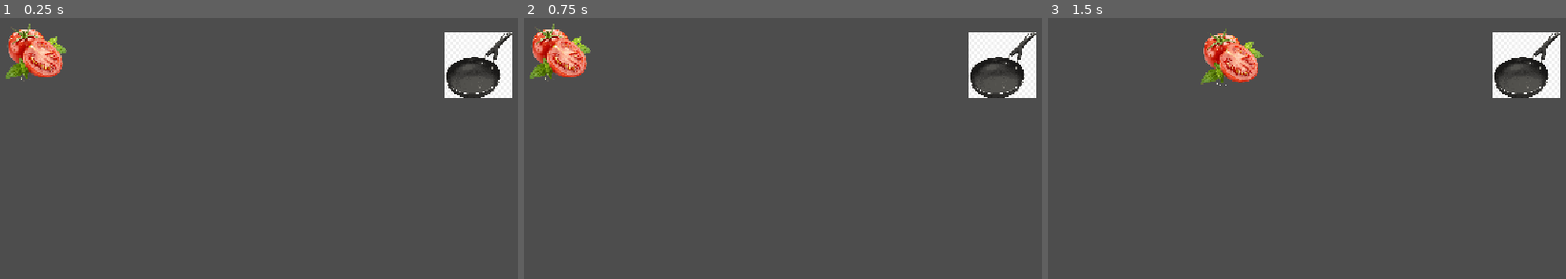
Above: before the commit, frames 1-3 (left to right).
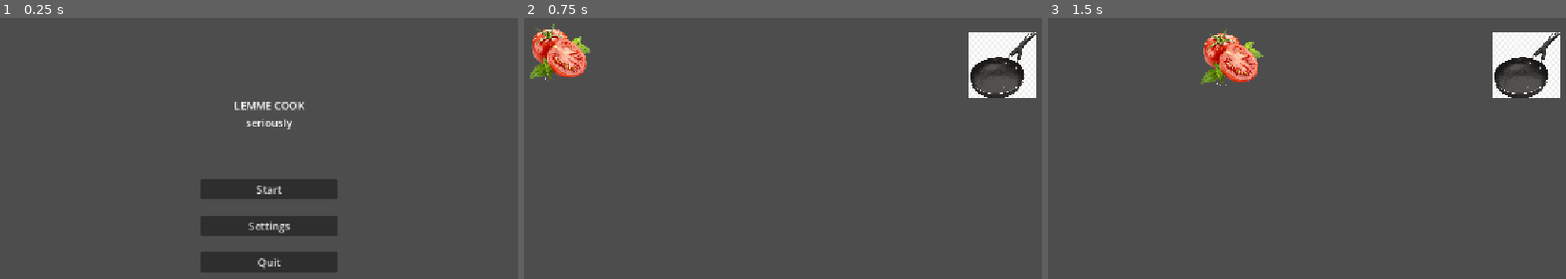
Above: after the commit, the same moments.

Repository: GrossKahn/lemme-cook
Game: Godot game, scene res://scenes/ui/menu.tscn
The game is run twice, just before and just after one commit, with the same random seed, the same clock (stepped at 60 frames per second) and the same inputs. Before the commit the project starts from res://scenes/Main.tscn.
Inputs (mouse positions are in pixels of both pictures, inside the frame that each line leads up to):
- Up to frame 1 (0.25 s): no input
- Up to frame 2 (0.75 s): click (793, 190) at 0.5 s, where only the run after the commit has a clickable "Start"
- Up to frame 3 (1.5 s): tap Enter at 1.25 s; drag from (1084, 51) to (1524, 64) at 1.27 s

The runs differ from the first frame. In frame 1, 10% of the frame differs, in the area x 1-99%, y 2-98%; in frame 2, nothing differs; in frame 3, nothing differs.

Commit message:
add menu

Diff:
--- a/project.godot
+++ b/project.godot
@@ -11,7 +11,7 @@
 [application]
 
 config/name="lemme-cook"
-run/main_scene="uid://2px5bee6n3jq"
+run/main_scene="uid://c3kfyocqwmjsh"
 config/features=PackedStringArray("4.7", "Mobile")
 config/icon="res://assets/sound/icon.svg"
 
--- a/scenes/kitchen.tscn
+++ b/scenes/kitchen.tscn
@@ -1,6 +1,6 @@
 [gd_scene format=3 uid="uid://bxf2a56p2je83"]
 
-[ext_resource type="Texture2D" uid="uid://b0ejeejkxae2i" path="res://assets/appliance/fridge-open.png" id="1_7ilqw"]
+[ext_resource type="Texture2D" uid="uid://04pc47jbrxbj" path="res://assets/appliance/fridge-spritesheet-psx.png" id="1_7ilqw"]
 [ext_resource type="Script" uid="uid://cvsnvixihmshm" path="res://scripts/kitchen.gd" id="1_mrp8g"]
 
 [node name="Kitchen" type="Node2D" unique_id=943151925]
